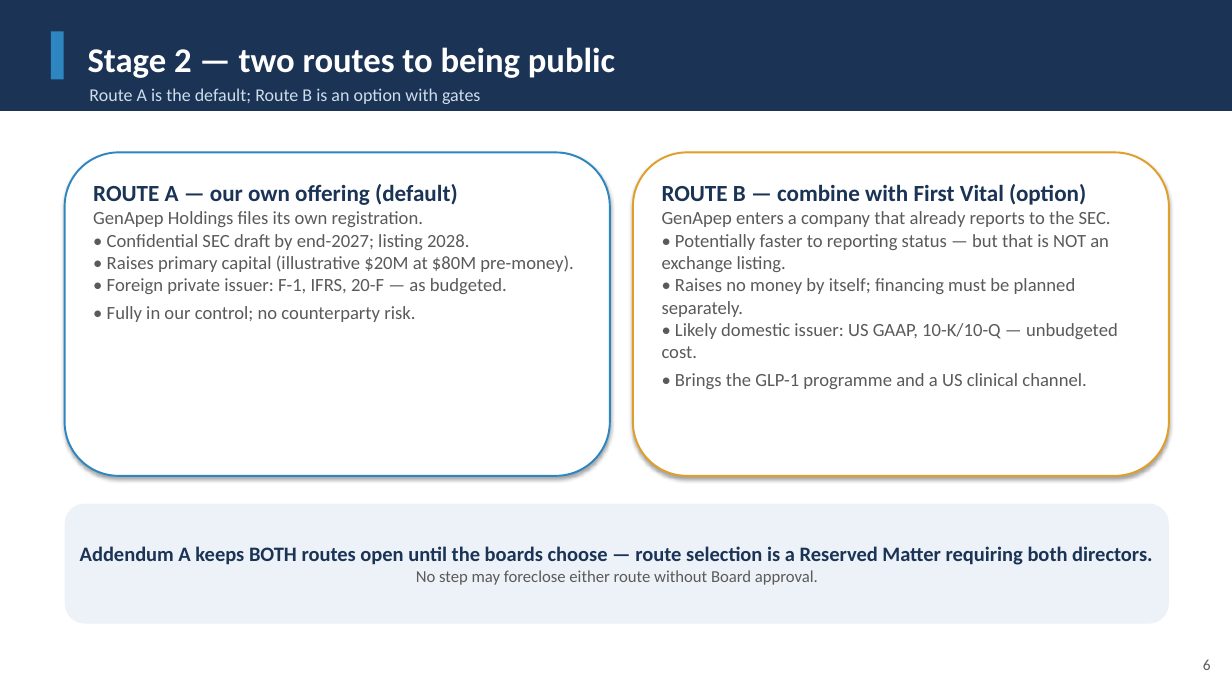
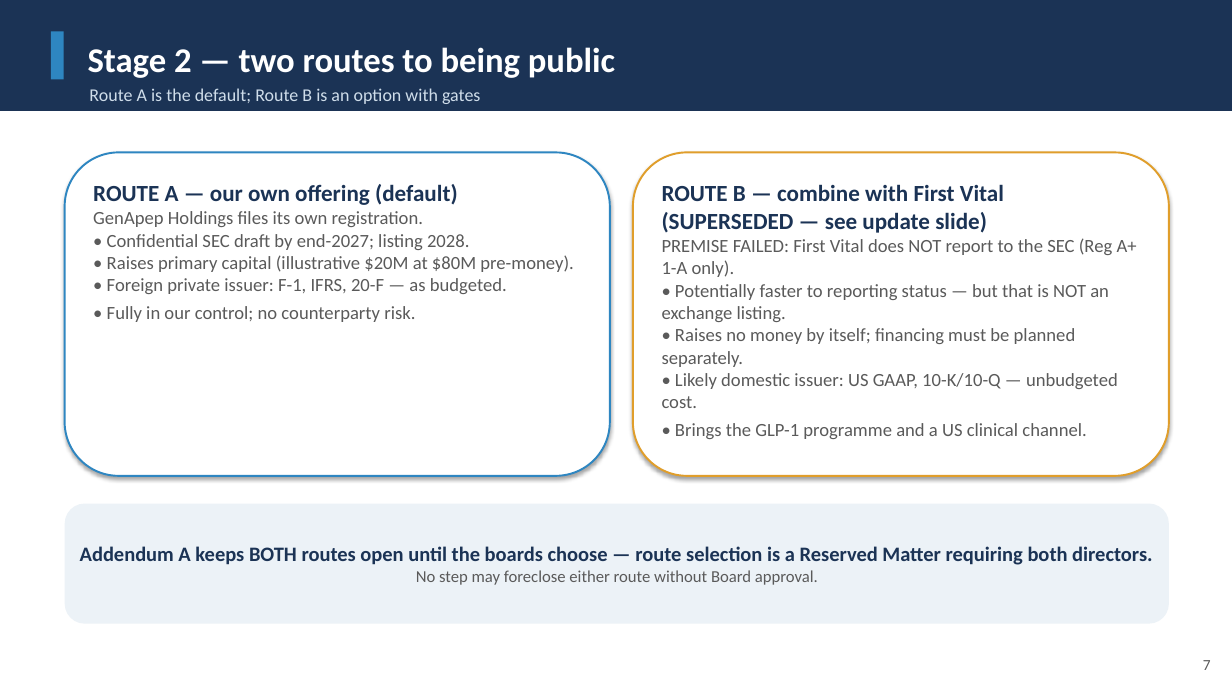
Before and after one commit to leicatam/gamification, a slide deck: slide 7 of synexo/GenApep_Executive_Presentation.pptx (slide 6 before the commit). Drawn at 1232x693 pixels with LibreOffice and Linux fonts; fonts in the diff are those of the drawing. Boxes give left, top, right and bottom in pixels: in the first picture for what was removed or moved away, otherwise in the second. Text is boxed around its words. In the diff, an @@ line names an element or a change of style, - is before the commit and + after.

```diff
--- a/synexo/GenApep_Executive_Presentation.pptx
+++ b/synexo/GenApep_Executive_Presentation.pptx
@@ text in rounded rectangle at box(662, 184, 1137, 439): text changed @@
-ROUTE B — combine with First Vital (option)
-GenApep enters a company that already reports to the SEC.
-• Potentially faster to reporting status — but that is NOT an exchange listing.
-• Raises no money by itself; financing must be planned separately.
-• Likely domestic issuer: US GAAP, 10-K/10-Q — unbudgeted cost.
-• Brings the GLP-1 programme and a US clinical channel.
+ROUTE B — combine with First Vital (SUPERSEDED — see update slide)
+PREMISE FAILED: First Vital does NOT report to the SEC (Reg A+ 1-A only).
+• Potentially faster to reporting status — but that is NOT an exchange listing.
+• Raises no money by itself; financing must be planned separately.
+• Likely domestic issuer: US GAAP, 10-K/10-Q — unbudgeted cost.
+• Brings the GLP-1 programme and a US clinical channel.
@@ text at box(1203, 660, 1211, 670): text changed @@
-6
+7
```
Also in this commit, not shown: 16 other slides changed, 1 slide added, 14 other files.
